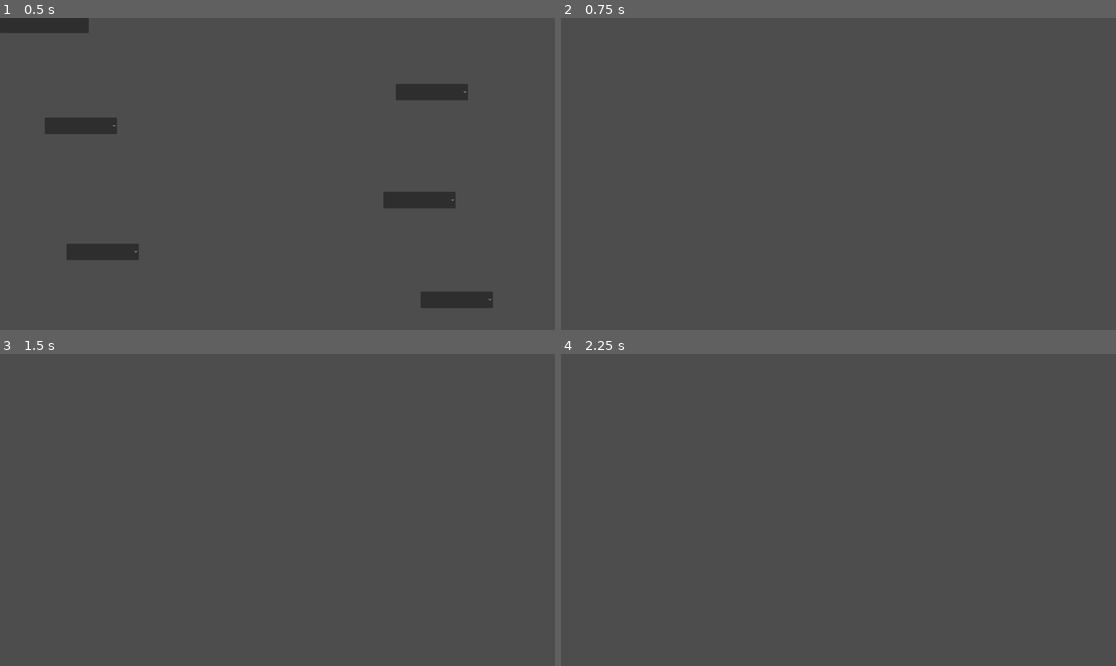
Above: before the commit, frames 1-4 (two rows, left to right).
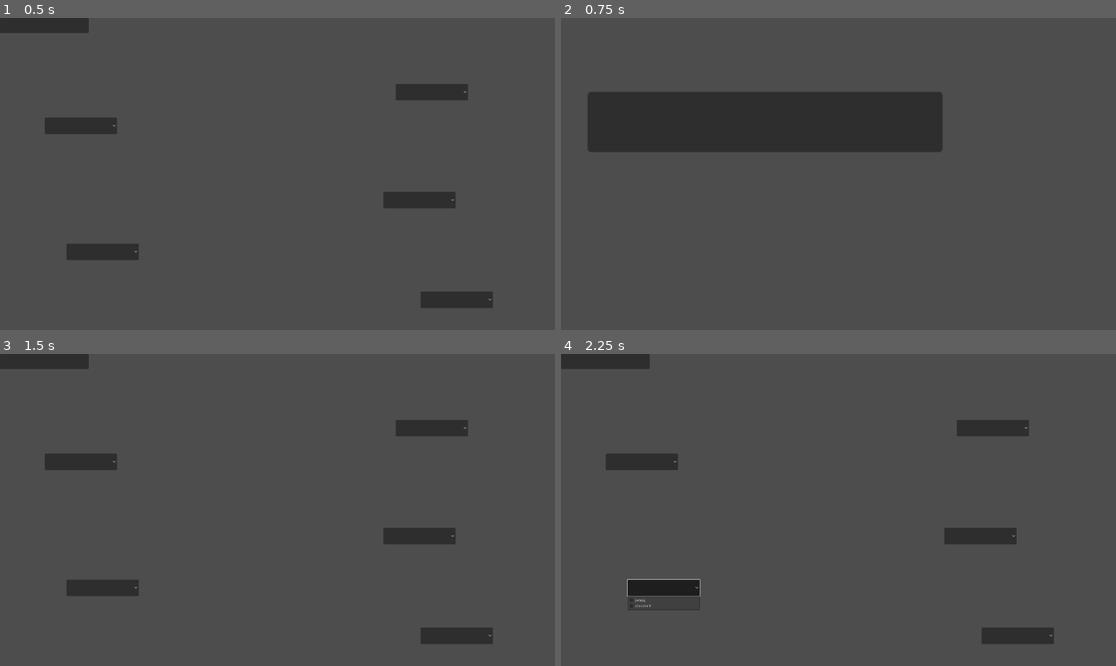
Above: after the commit, the same moments.

Repository: flowerFawn/Robot_game
Game: Godot game, scene res://limb_menu.tscn
The game is run twice, just before and just after one commit, with the same random seed, the same clock (stepped at 60 frames per second) and the same inputs.
Inputs (mouse positions are in pixels of both pictures, inside the frame that each line leads up to):
- Up to frame 1 (0.5 s): no input
- Up to frame 2 (0.75 s): click (605, 24) at 0.5 s
- Up to frame 3 (1.5 s): click (205, 456) at 1.27 s
- Up to frame 4 (2.25 s): click (660, 588) at 2.02 s

Frame 1 is identical in both runs. In frame 2, 12% of the frame differs, in the area x 4-69%, y 23-43%; in frame 3, 4.1%; in frame 4, 4.2%.

Commit message:
start of UI

Diff:
--- a/back_to_level.gd
+++ b/back_to_level.gd
@@ -1,5 +1,5 @@
 extends Button
-
+@export var link_to:String
 
 # Called when the node enters the scene tree for the first time.
 func _ready():
@@ -12,4 +12,5 @@
 
 
 func _on_pressed():
-	get_tree().change_scene_to_file("res://spawn_level.tscn")
+	#chanes to whatever scene the button is set to
+	get_tree().change_scene_to_file(link_to)
--- a/limb_dropdown.gd
+++ b/limb_dropdown.gd
@@ -4,11 +4,13 @@
 #snakecase
 #put the folder link here (no "")
 func _ready():
-
+	#looks through the folder it is told too
 	var limb_folder = DirAccess.open(searched_folder)
+	#adds each file as a string without the .json text
 	for file in limb_folder.get_files():
 		file = file.left(-5)
 		add_item(file)
+	#selects nothing
 	select(-1)
 	print(limb_folder.get_files())
 
@@ -18,6 +20,8 @@
 
 
 func _on_item_selected(index):
+	#reopens the folder
 	var limb_folder = DirAccess.open(searched_folder)
 	print(limb_folder.get_files()[index])
+	#gets the same index in the files as the index of the selected one, returning the correct limb :)
 	Selected_Limbs.parts[assigned_limb] = limb_folder.get_files()[index]
--- a/limb_menu.tscn
+++ b/limb_menu.tscn
@@ -70,6 +70,7 @@
 offset_right = 307.0
 offset_bottom = 52.0
 script = ExtResource("3_ueba4")
+link_to = "res://spawn_level.tscn"
 
 [connection signal="item_selected" from="LeftLeg" to="LeftLeg" method="_on_item_selected"]
 [connection signal="item_selected" from="RightLeg" to="RightLeg" method="_on_item_selected"]
--- a/player.tscn
+++ b/player.tscn
@@ -1,10 +1,11 @@
-[gd_scene load_steps=10 format=3 uid="uid://br2p34txi01wm"]
+[gd_scene load_steps=11 format=3 uid="uid://br2p34txi01wm"]
 
 [ext_resource type="Script" path="res://player_scripts/player_torso.gd" id="1_hu2in"]
 [ext_resource type="Script" path="res://player_scripts/player_main.gd" id="1_xrvte"]
 [ext_resource type="Script" path="res://player_scripts/player_collision.gd" id="2_adrog"]
 [ext_resource type="Script" path="res://player_scripts/player_arm.gd" id="3_uxcag"]
 [ext_resource type="Script" path="res://player_scripts/player_leg.gd" id="4_l7m4c"]
+[ext_resource type="Script" path="res://back_to_level.gd" id="6_ij3fn"]
 
 [sub_resource type="RectangleShape2D" id="RectangleShape2D_ys71y"]
 size = Vector2(8, 24)
@@ -85,3 +86,22 @@
 [node name="Camera2D" type="Camera2D" parent="." groups=["slide_excluded"]]
 position = Vector2(0, -100)
 zoom = Vector2(4, 4)
+
+[node name="Control" type="Control" parent="Camera2D"]
+layout_mode = 3
+anchors_preset = 0
+offset_left = -240.0
+offset_top = -135.0
+offset_right = 240.0
+offset_bottom = 135.0
+
+[node name="Button" type="Button" parent="Camera2D/Control"]
+layout_mode = 0
+offset_left = 23.0
+offset_top = 64.0
+offset_right = 330.0
+offset_bottom = 116.0
+script = ExtResource("6_ij3fn")
+link_to = "res://limb_menu.tscn"
+
+[connection signal="pressed" from="Camera2D/Control/Button" to="Camera2D/Control/Button" method="_on_pressed"]
